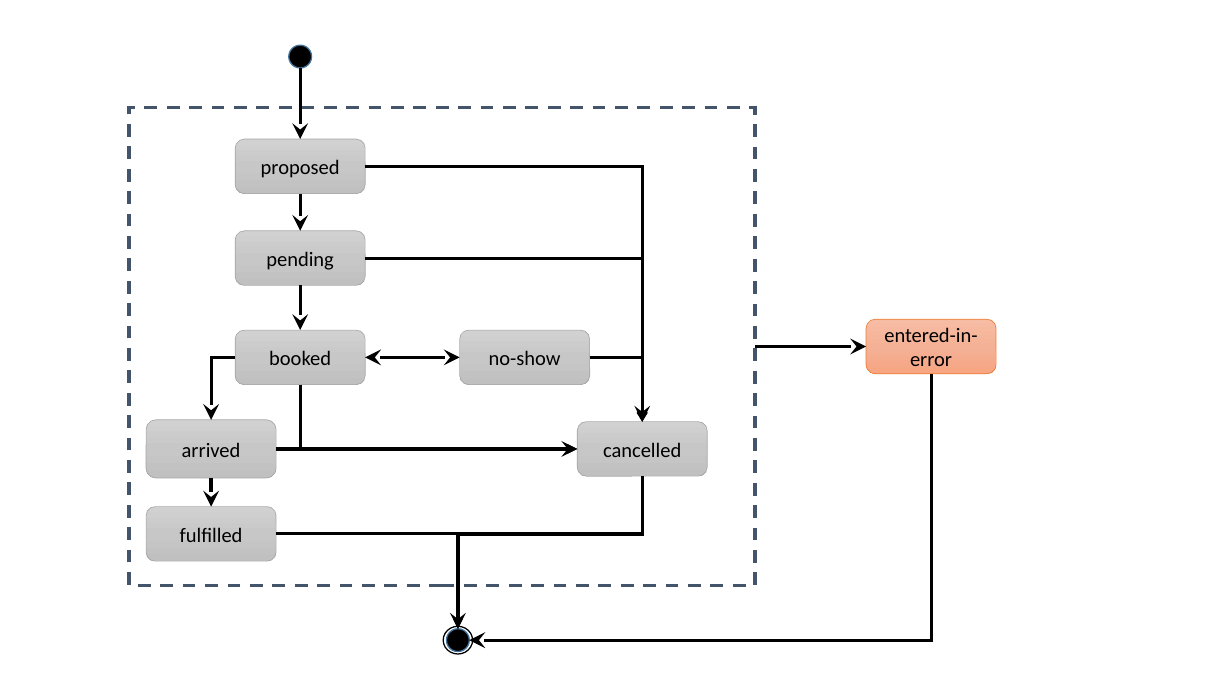
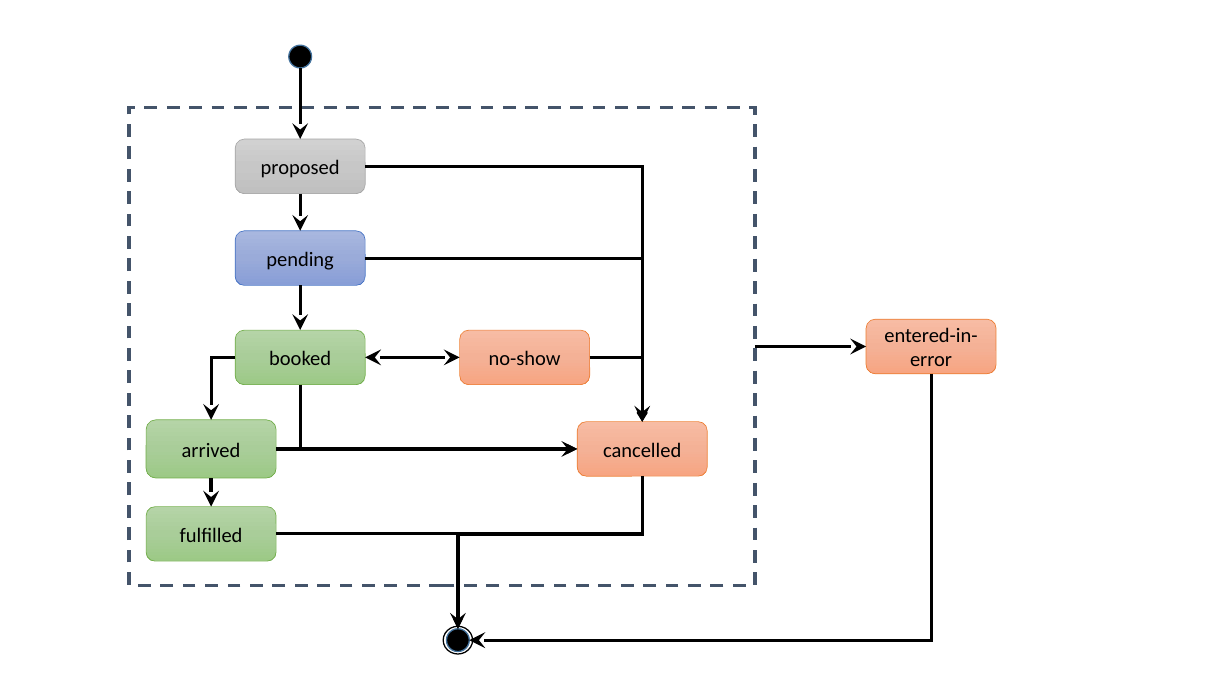
Before and after one commit to argonautproject/scheduling, a slide deck: slide 1 of meeting-notes/Appointment state diagram.pptx. Drawn at 1232x693 pixels with LibreOffice and Linux fonts; fonts in the diff are those of the drawing. Boxes give left, top, right and bottom in pixels: in the first picture for what was removed or moved away, otherwise in the second. Text is boxed around its words. In the diff, an @@ line names an element or a change of style, - is before the commit and + after.

```diff
--- a/meeting-notes/Appointment state diagram.pptx
+++ b/meeting-notes/Appointment state diagram.pptx
@@ rounded rectangle "pending" at [236,231,366,286]: fill gradient #D2D2D2 to #C8C8C8 to #C0C0C0 to gradient #A8B7DF to #9AABD9 to #889ED7; outline #A5A5A5 0.5 pt to #4472C4 0.5 pt @@
@@ rounded rectangle "no-show" at [460,330,591,384]: fill gradient #D2D2D2 to #C8C8C8 to #C0C0C0 to gradient #F7BDA5 to #F5B196 to #F8A582; outline #A5A5A5 0.5 pt to #ED7D31 0.5 pt @@
@@ rounded rectangle "cancelled" at [578,421,708,476]: fill gradient #D2D2D2 to #C8C8C8 to #C0C0C0 to gradient #F7BDA5 to #F5B196 to #F8A582; outline #A5A5A5 0.5 pt to #ED7D31 0.5 pt @@
@@ fill gradient #D2D2D2 to #C8C8C8 to #C0C0C0 to gradient #B5D5A7 to #AACE9A to #9CC987; outline #A5A5A5 0.5 pt to #70AD47 0.5 pt in 3 elements at [236,330,366,384], [146,420,276,478], [146,506,276,561] @@
```
Also in this commit, not shown: 2 other files.
